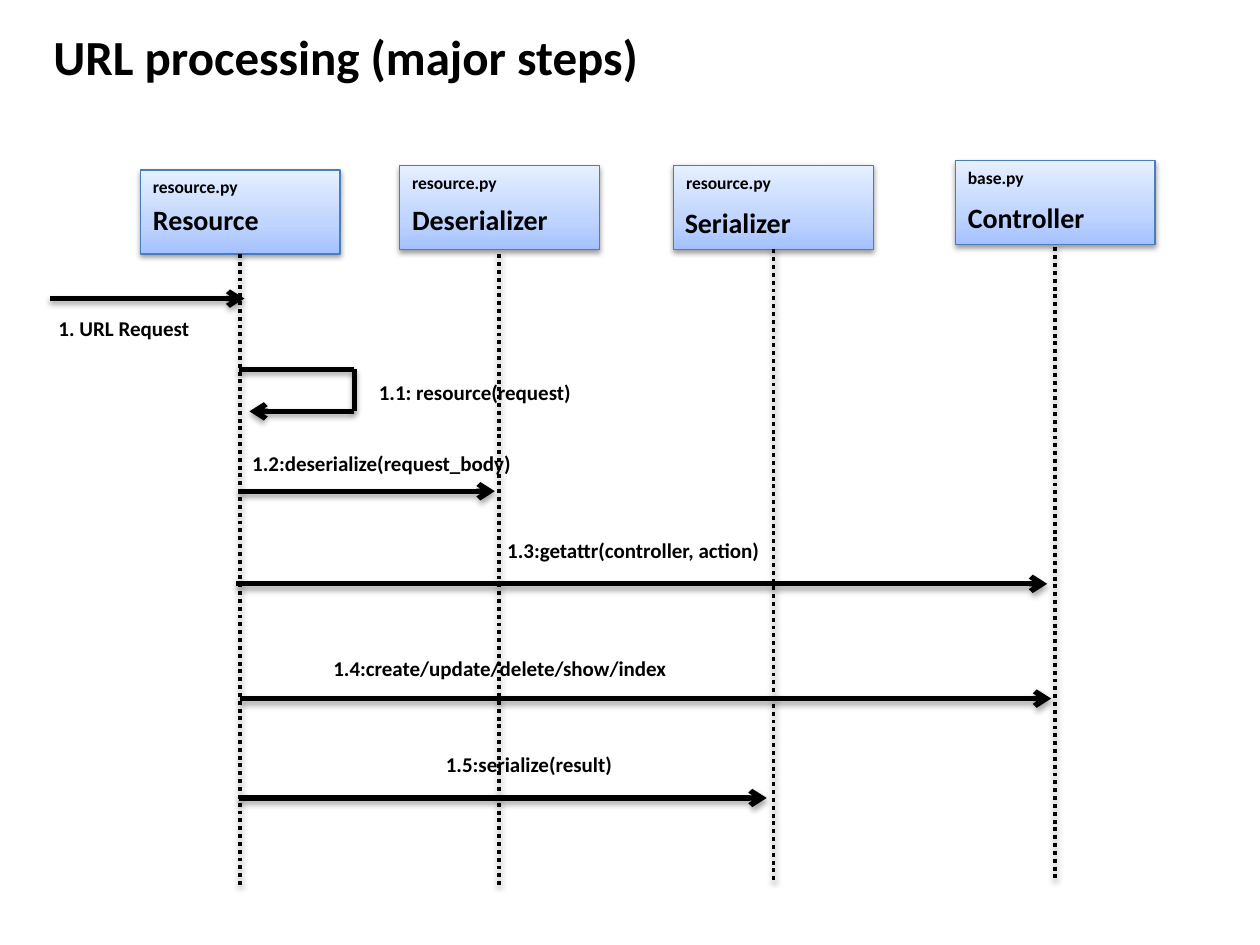
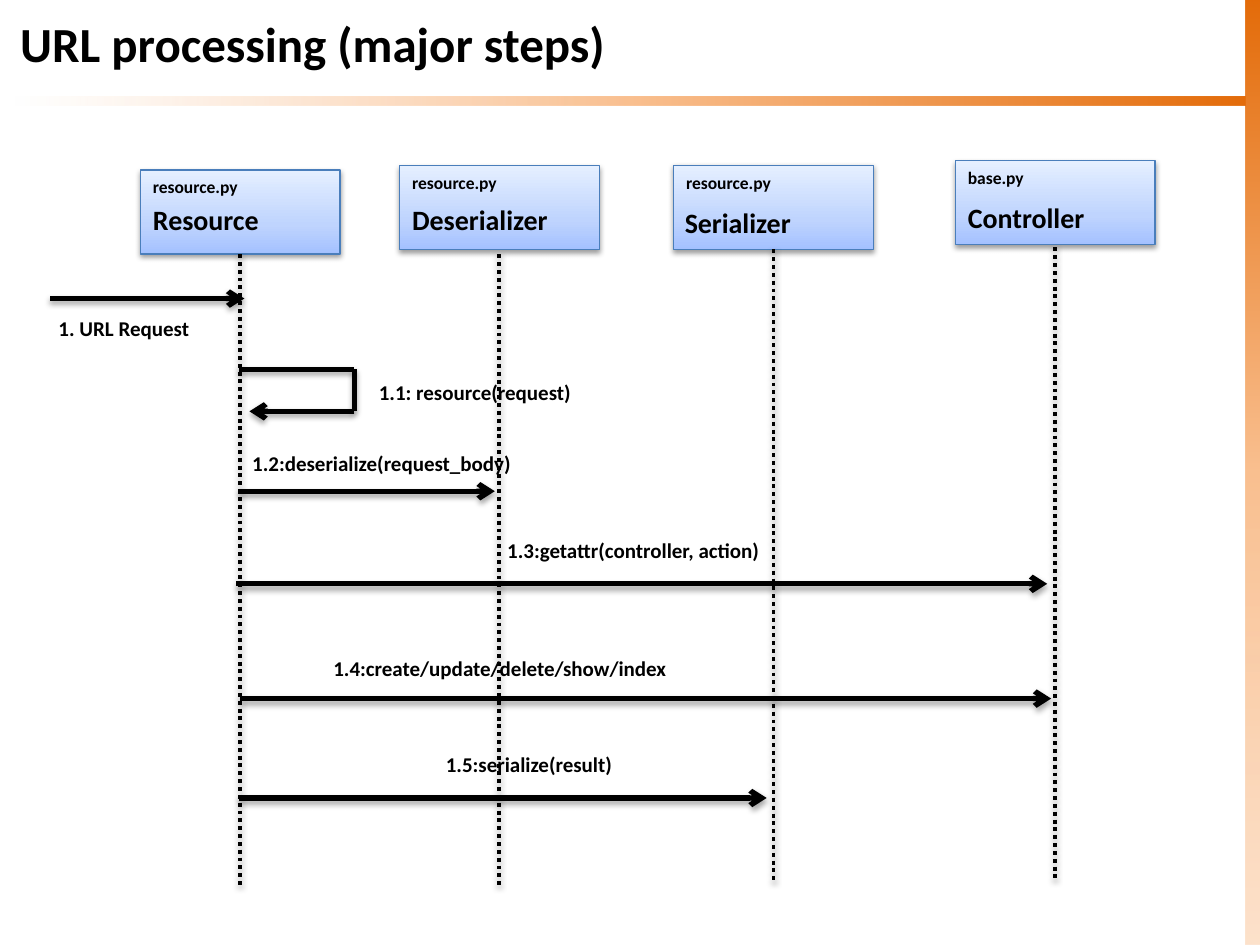
Before and after one commit to sknrao/openstack-neutron-revengg, a slide deck: slide 18 of OS-Neutron-WSGI.pptx (slide 17 before the commit). Drawn at 1260x945 pixels with LibreOffice and Linux fonts; fonts in the diff are those of the drawing. Boxes give left, top, right and bottom in pixels: in the first picture for what was removed or moved away, otherwise in the second. Text is boxed around its words. In the diff, an @@ line names an element or a change of style, - is before the commit and + after.

```diff
--- a/OS-Neutron-WSGI.pptx
+++ b/OS-Neutron-WSGI.pptx
@@ text "URL processing (major steps)": place and size @@
-text "URL processing (major steps)" at <box>53,39,638,84</box>
+text "URL processing (major steps)" at <box>20,26,605,71</box>
@@ rectangle added at <box>1245,0,1260,945</box>, fill gradient #E46C0A to #FAC090 to #FCD5B5 @@
@@ rectangle added at <box>15,97,1245,106</box>, fill gradient #E46C0A to #FAC090 to #FCD5B5 @@
```
Also in this commit, not shown: 24 other slides changed, 1 slide added.
